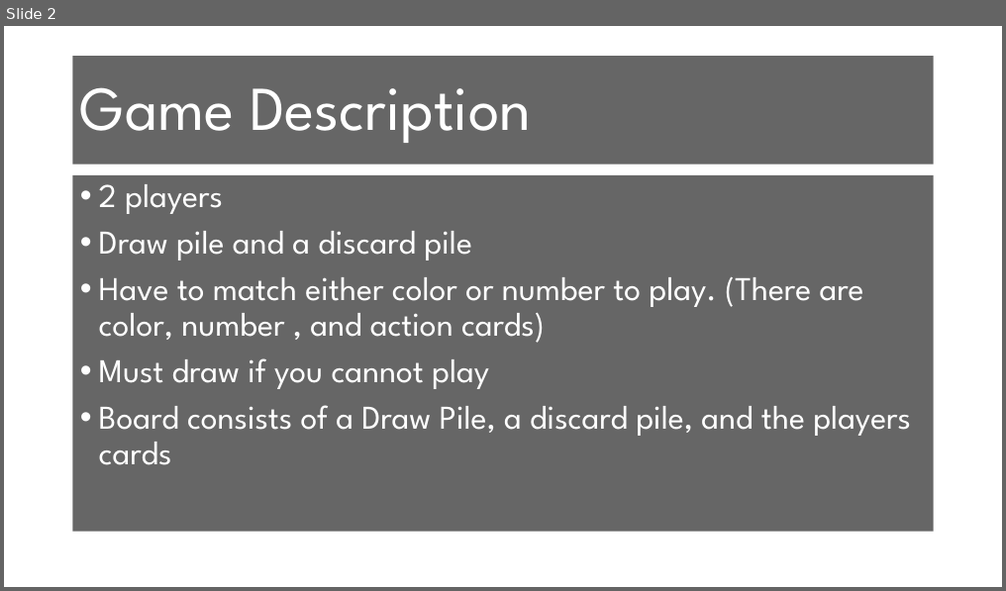
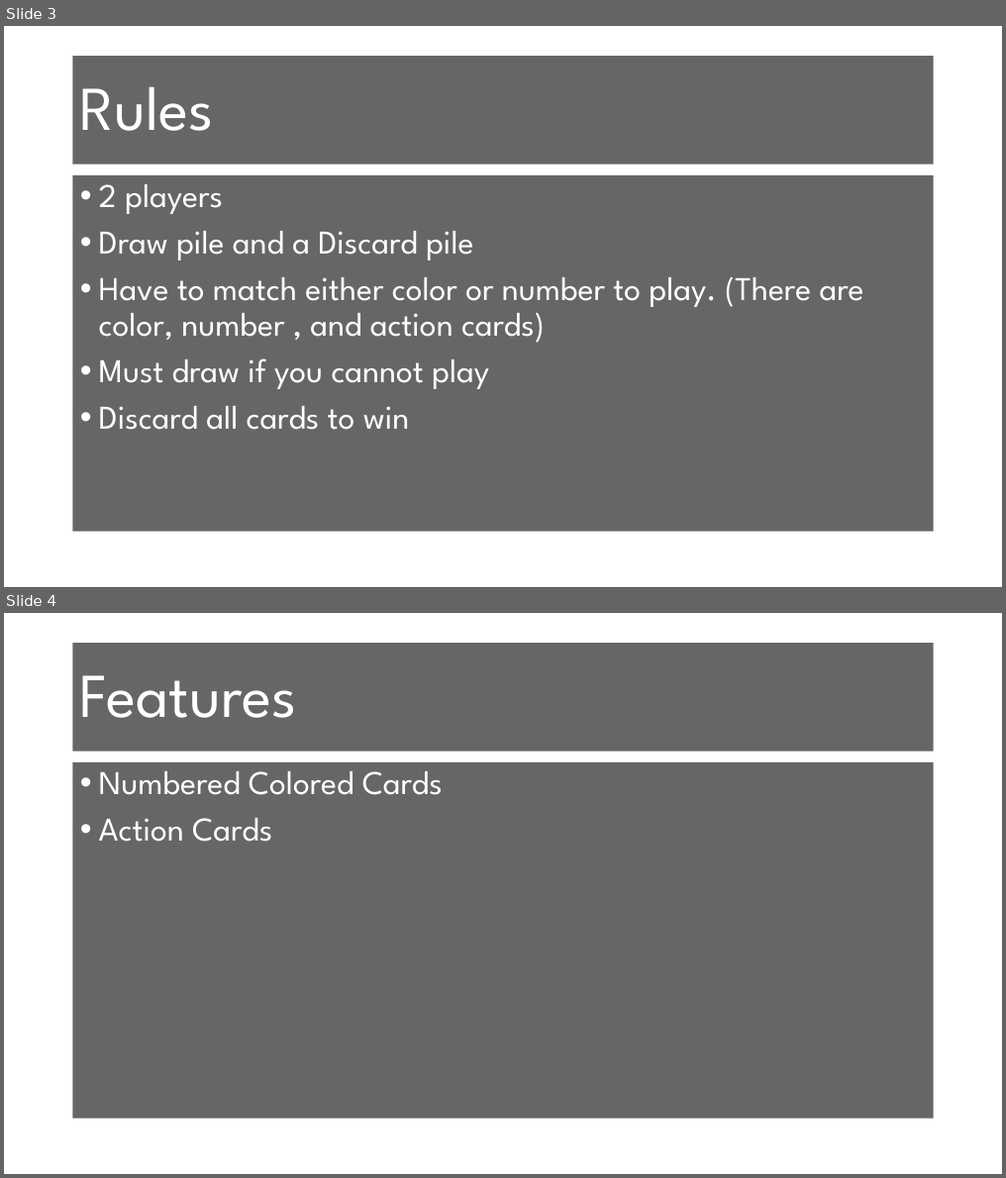
Before and after one commit to KylerSmith/Uno, a slide deck: ProjectPresentation.pptx. Shown one above the other, each under a label of ours: slide 2 before the commit, slides 3 and 4 after it. The pictures are 1006x591 and 1006x1178 pixels, drawn with LibreOffice and Linux fonts; fonts in the diff are those of the drawing; background and template pictures are left out. Boxes give left, top, right and bottom in pixels: in the first picture for what was removed or moved away, otherwise in the second. Text is boxed around its words. In the diff, an @@ line names an element or a change of style, - is before the commit and + after.

```diff
--- a/ProjectPresentation.pptx
+++ b/ProjectPresentation.pptx
@@ slide 4 added at [4, 613, 1002, 1174], background picture (left out) @@
@@ title added at [73, 643, 934, 752], fill #000000 at 60% opacity, 60 pt, text #FFFFFF @@
+Features
@@ text added at [73, 762, 934, 1119], fill #000000 at 60% opacity, 32 pt, text #FFFFFF @@
+• Numbered Colored Cards
+• Action Cards
@@ what was slide 2 is now slide 3 @@
@@ slide 3 changed as well @@
@@ title at [80, 86, 214, 131]: text changed @@
-Game Description
+Rules
@@ text at [99, 231, 474, 261]: text changed @@
-• Draw pile and a discard pile
+• Draw pile and a Discard pile
@@ text at [99, 406, 410, 430]: text changed @@
-• Board consists of a Draw Pile, a discard pile, and the players cards
+• Discard all cards to win
```
Also in this commit, not shown: 3 other slides changed, 9 other slides added, 3 slides removed.
